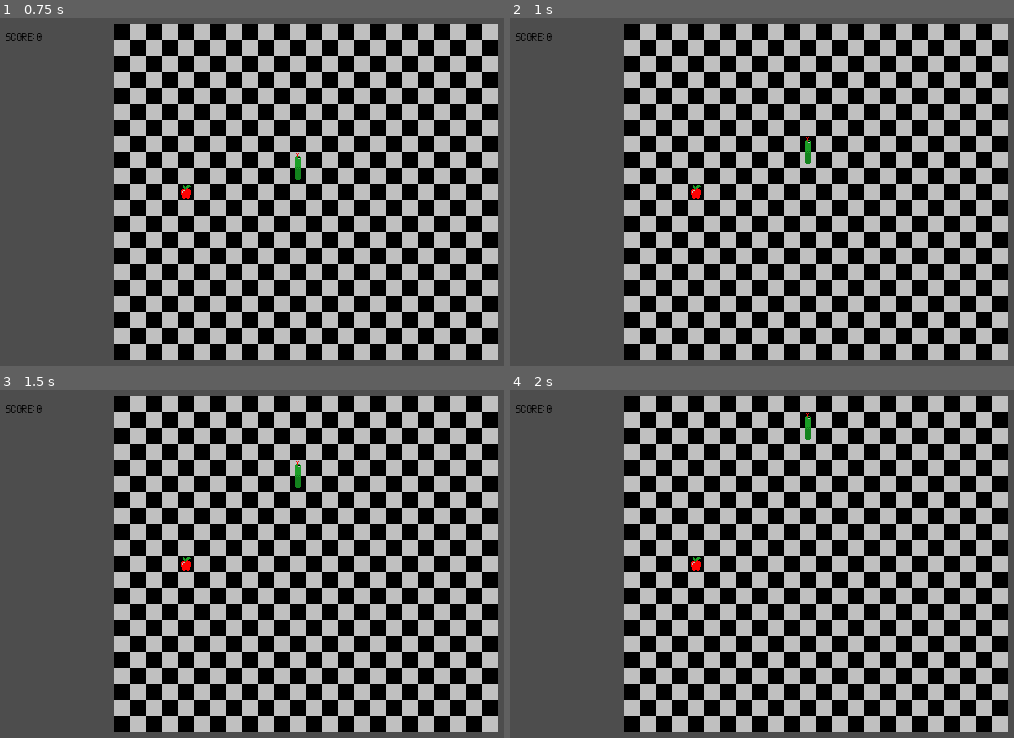
Above: before the commit, frames 1-4 (two rows, left to right).
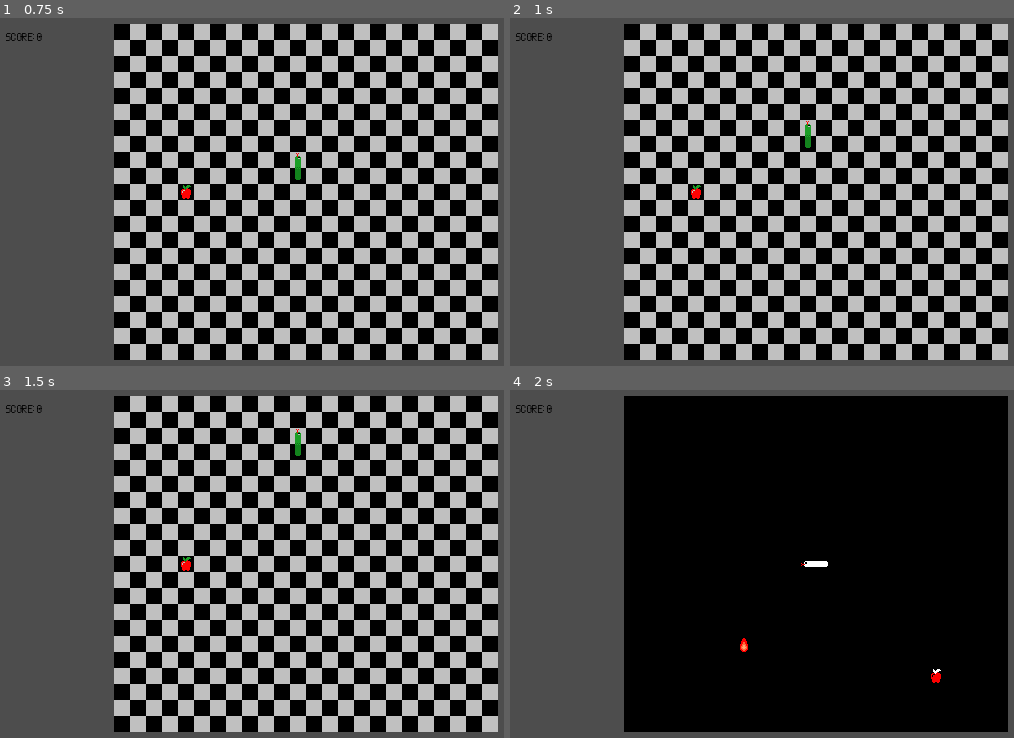
Above: after the commit, the same moments.

Repository: CattacoCattaco/Snake-Reborn
Game: Godot game, scene res://main.tscn
The game is run twice, just before and just after one commit, with the same random seed, the same clock (stepped at 60 frames per second) and the same inputs.
Inputs (mouse positions are in pixels of both pictures, inside the frame that each line leads up to):
- Up to frame 1 (0.75 s): tap Enter at 0.5 s; move the mouse to (272, 265) at 0.52 s; hold Up (move_up) from 0.53 s (still down); tap Alt at 0.6 s; click (272, 265) at 0.67 s
- Up to frame 2 (1 s): keep holding Up (move_up)
- Up to frame 3 (1.5 s): keep holding Up (move_up); move the mouse to (498, 619) at 1.27 s; tap Shift at 1.35 s
- Up to frame 4 (2 s): keep holding Up (move_up)

Frame 1 is identical in both runs. In frame 2, 0.1% of the frame differs, in the area x 58-60%, y 29-42%; in frame 3, 0.2%; in frame 4, 37%, in the area x 22-99%, y 1-99%.

Commit message:
Add Fire
Added fire to ghost level. One is placed each time an apple is placed. They kill the player like running into the border or themself

Diff:
--- a/tile_map/snake_tile_map.gd
+++ b/tile_map/snake_tile_map.gd
@@ -6,7 +6,7 @@
 	GHOST,
 }
 
-const MOVE_TIME_SECONDS: float = 0.15
+const MOVE_TIME_SECONDS: float = 0.125
 
 @export var score_label: Label
 
@@ -18,7 +18,6 @@
 var current_move_dir: Vector2i
 
 var snake: Array[Vector2i]
-var apple: Vector2i
 
 var tiles: Array[Array]
 
@@ -85,7 +84,7 @@
 
 	var new_head_tile: Tile = get_tile(new_head)
 
-	if snake[-1] != new_head and new_head_tile.has_snake():
+	if snake[-1] != new_head and (new_head_tile.has_snake() or new_head_tile.has_flame()):
 		die()
 		return
 
@@ -105,6 +104,8 @@
 		snake.append(old_tale)
 		place_apple()
 		score += 1
+		if level == Level.GHOST:
+			place_flame()
 
 	draw_head()
 	if len(snake) > 2:
@@ -126,6 +127,8 @@
 	clear_board()
 	reset_snake()
 	place_apple()
+	if level == Level.GHOST:
+		place_flame()
 
 
 func reset_snake() -> void:
@@ -186,8 +189,15 @@
 
 
 func place_apple() -> void:
-	apple = get_random_empty_tile()
-	set_tile(apple, Tile.APPLE, true, false, false)
+	var pos: Vector2i = get_random_empty_tile()
+	set_tile(pos, Tile.APPLE, true, false, false)
+
+
+func place_flame() -> void:
+	var pos: Vector2i = get_random_empty_tile()
+	set_tile(pos, Tile.FLAME, true, false, false)
+	var tile: Tile = get_tile(pos)
+	tile.color_palette = preload("res://tile_map/tile/color_palettes/fire_colors.png")
 
 
 func get_random_empty_tile() -> Vector2i:
@@ -196,7 +206,7 @@
 	pos.x = randi_range(0, board_size.x - 1)
 	pos.y = randi_range(0, board_size.y - 1)
 
-	while get_tile(pos).has_snake() or pos == apple:
+	while not get_tile(pos).is_empty():
 		pos.x = randi_range(0, board_size.x - 1)
 		pos.y = randi_range(0, board_size.y - 1)
 
--- a/tile_map/tile/tile.gd
+++ b/tile_map/tile/tile.gd
@@ -5,7 +5,7 @@
 const FG_SPRITE_SHEET: Texture2D = preload("res://tile_map/tile/sprites/tiles.png")
 const BG_SPRITE_SHEET: Texture2D = preload("res://tile_map/tile/sprites/background_tiles.png")
 
-const SNAKE_PART_COLUMNS: Array[int] = [0, 1, 2, 3, 4, 5]
+const SNAKE_PART_COLUMNS: Array[int] = [0, 1, 2, 3, 4]
 
 const CORNER_BOTTOM_RIGHT := Vector2i(0, 0)
 const CORNER_TOP_RIGHT := Vector2i(0, 1)
@@ -15,12 +15,13 @@
 const STRAIGHT_COLUMN: int = 2
 const HEAD_COLUMN: int = 3
 const TAIL_COLUMN: int = 4
-const DEAD_COLUMN: int = 5
 const HORZONTAL_ROW: int = 0
 const VERTICAL_ROW: int = 1
 
-const APPLE := Vector2i(6, 0)
-const EMPTY := Vector2i(6, 1)
+const APPLE := Vector2i(5, 0)
+const FLAME := Vector2i(6, 0)
+
+const EMPTY := Vector2i(5, 1)
 
 @export var color_palette: Texture2D:
 	set(value):
@@ -84,5 +85,9 @@
 	return sprite_coords == APPLE
 
 
+func has_flame() -> bool:
+	return sprite_coords == FLAME
+
+
 func is_empty() -> bool:
 	return sprite_coords == EMPTY
Binary file changed: tile_map/tile/sprites/tiles.png
